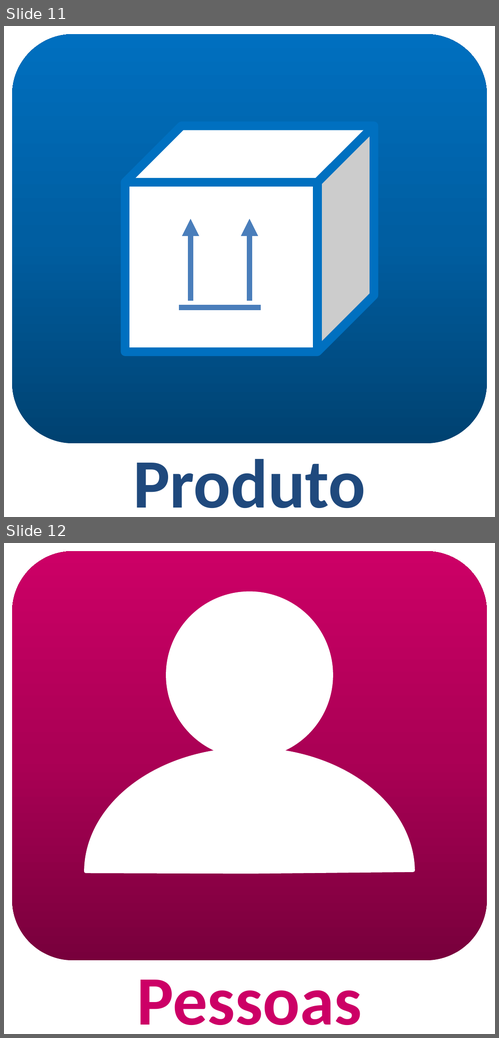
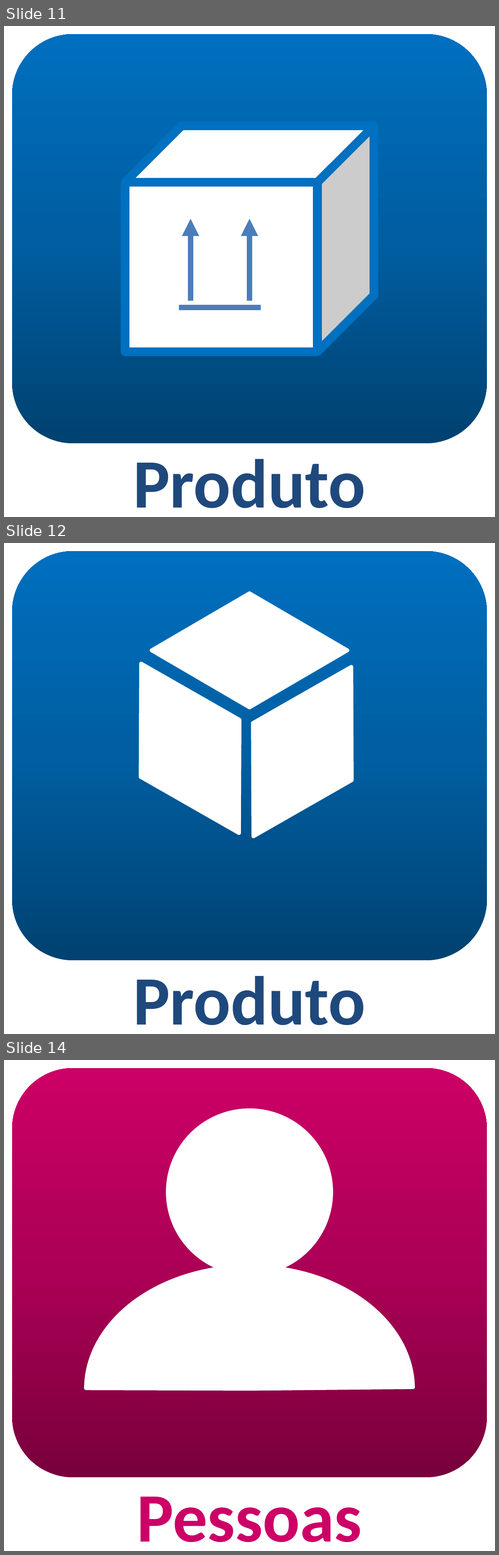
Before and after one commit to solkam/crm-docs, a slide deck: 4.UI/Icons CRM v1.pptx. Shown one above the other, each under a label of ours: slides 11 and 12 before the commit, slides 11, 12 and 14 after it; the slides between them are not shown. The pictures are 499x1038 and 499x1555 pixels, drawn with LibreOffice and Linux fonts; fonts in the diff are those of the drawing. Boxes give left, top, right and bottom in pixels: in the first picture for what was removed or moved away, otherwise in the second. Text is boxed around its words. In the diff, an @@ line names an element or a change of style, - is before the commit and + after.

```diff
--- a/4.UI/Icons CRM v1.pptx
+++ b/4.UI/Icons CRM v1.pptx
@@ slide 12 added at (4, 543, 495, 1034), background #FFFFFF @@
@@ rounded rectangle added at (12, 551, 487, 961), fill gradient #004272 to #005EA2 to #0070C0 @@
@@ diamond added at (152, 593, 348, 708), fill #FFFFFF, outline #FFFFFF 6 pt @@
@@ diamond added at (92, 635, 289, 863), fill #FFFFFF, outline #FFFFFF 6 pt @@
@@ diamond added at (204, 638, 402, 866), fill #FFFFFF, outline #FFFFFF 6 pt @@
@@ text added at (133, 976, 366, 1025), 120 pt, text #1F497D, bold @@
+Produto
@@ what was slide 12 is now slide 14 @@
```
Also in this commit, not shown: 1 slide changed, 2 other slides added, 1 other file.
